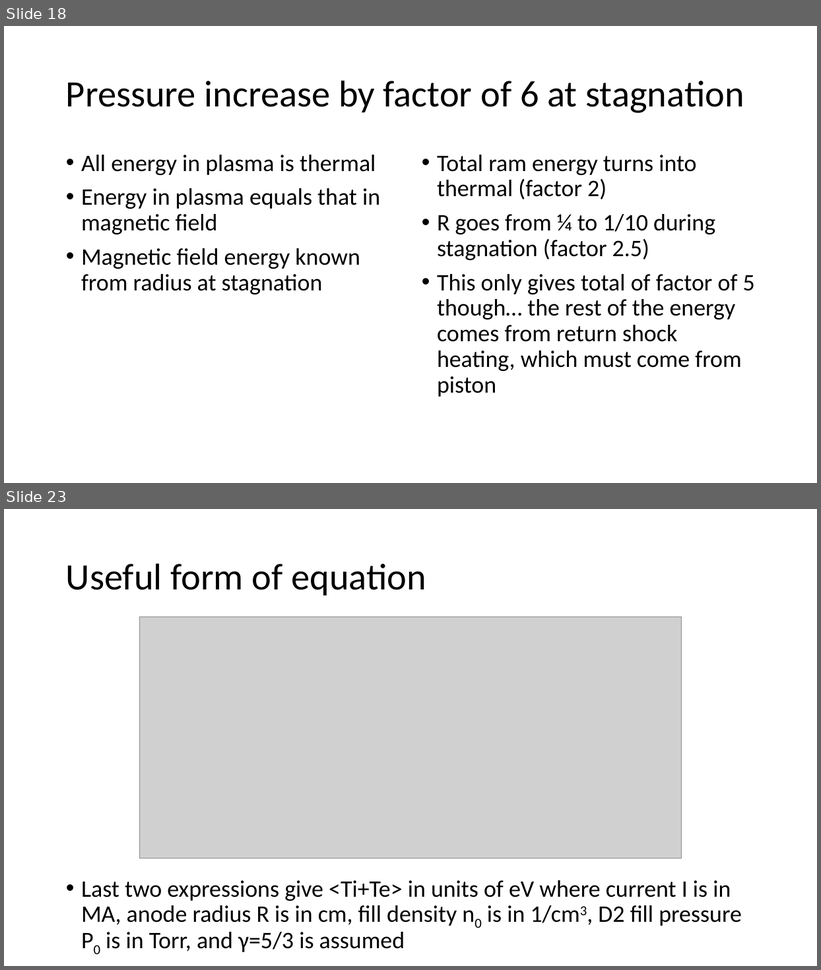
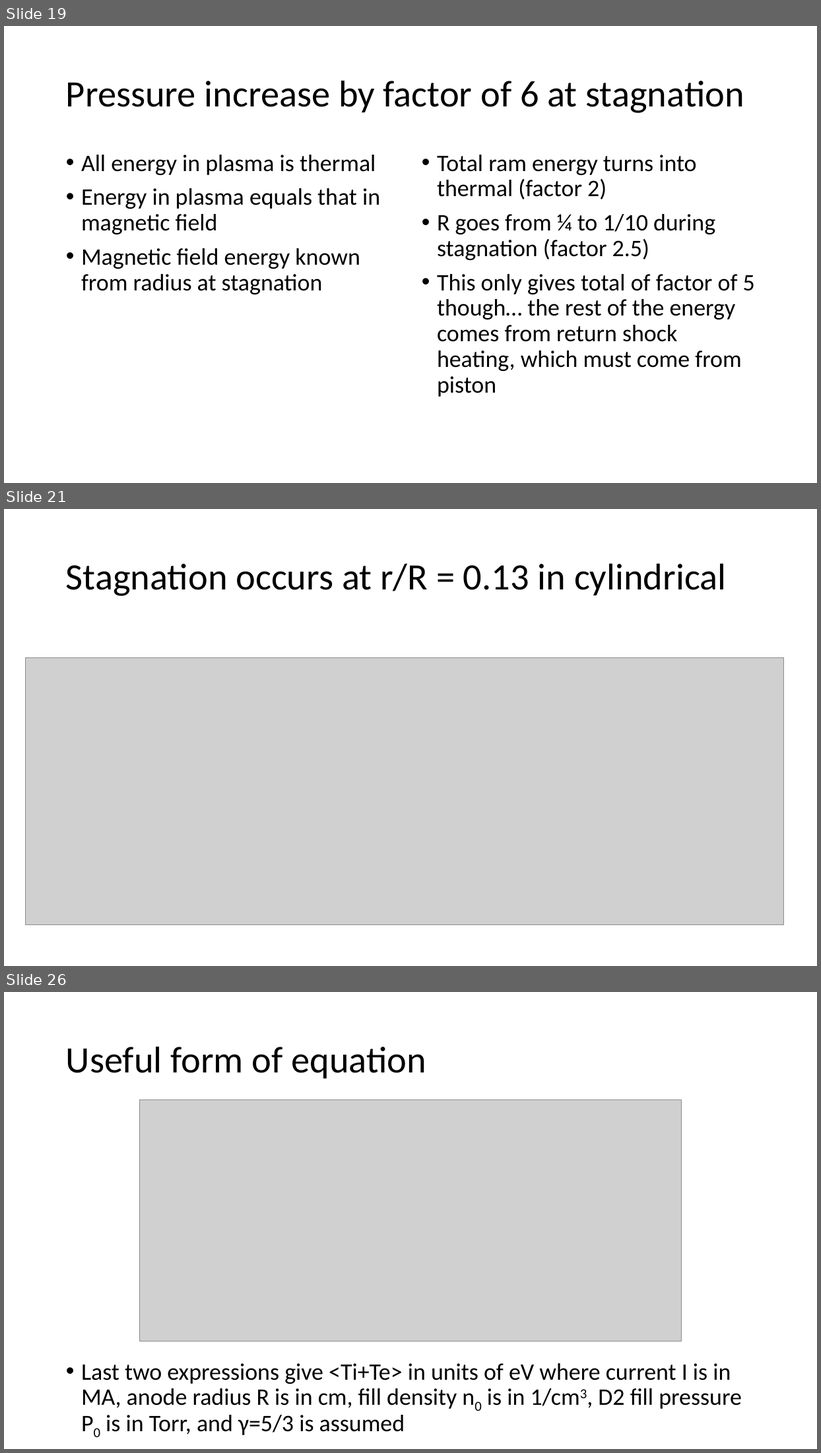
Before and after one commit to JustinRayAngus/MHDmpi, a slide deck: presentations/1DmhdShocks.pptx. Shown one above the other, each under a label of ours: slides 18 and 23 before the commit, slides 19, 21 and 26 after it; the slides between them are not shown. The pictures are 821x970 and 821x1453 pixels, drawn with LibreOffice and Linux fonts; fonts in the diff are those of the drawing; grey boxes stand for pictures. Boxes give left, top, right and bottom in pixels: in the first picture for what was removed or moved away, otherwise in the second. Text is boxed around its words. In the diff, an @@ line names an element or a change of style, - is before the commit and + after.

```diff
--- a/presentations/1DmhdShocks.pptx
+++ b/presentations/1DmhdShocks.pptx
@@ slide 21 added at box(4, 509, 817, 966), background #FFFFFF @@
@@ title added at box(66, 563, 726, 596), 44 pt, text #000000 @@
+Stagnation occurs at r/R = 0.13 in cylindrical
@@ picture added at box(26, 658, 785, 925) @@
@@ what was slide 18 is now slide 19 @@
@@ what was slide 23 is now slide 26 @@
```
Also in this commit, not shown: 12 slides changed, 3 other slides added, 29 other files.
